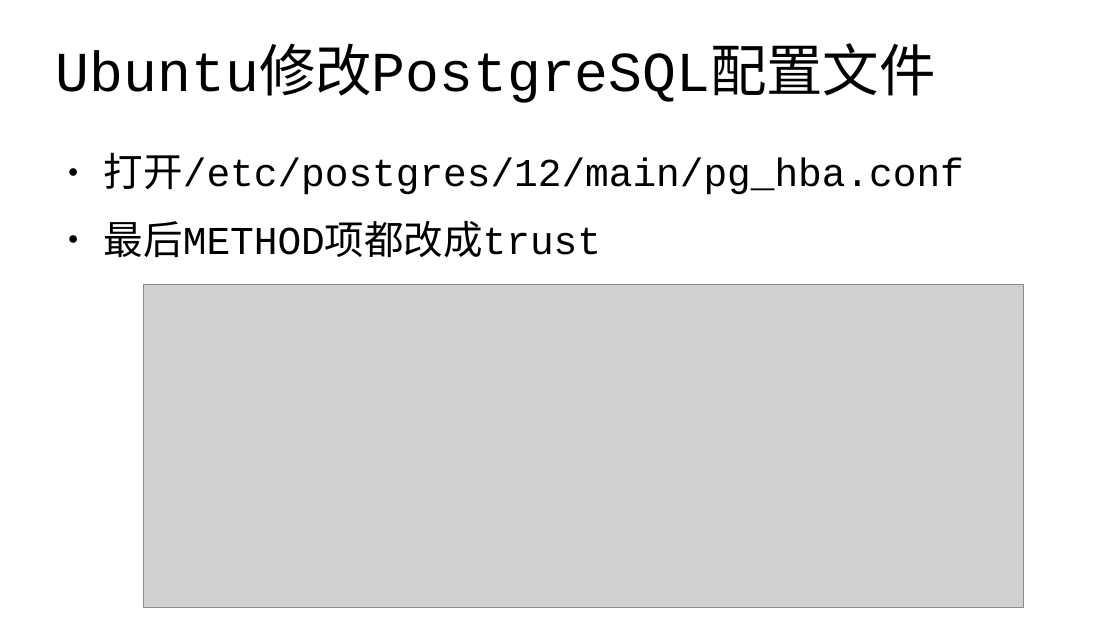
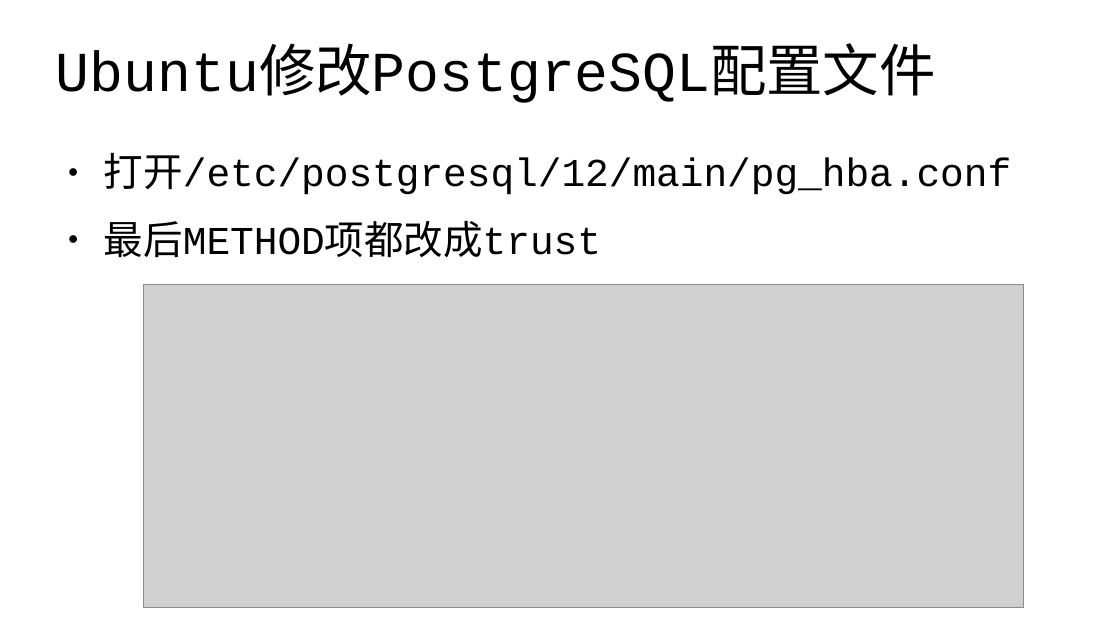
Before and after one commit to edu2act/course-wechat-and-miniprogram, a slide deck: slide 13 of materials/ch16/ch16_1-安装postgres数据库.odp. Drawn at 1120x630 pixels with LibreOffice and Linux fonts; fonts in the diff are those of the drawing; grey boxes stand for pictures. Boxes give left, top, right and bottom in pixels: in the first picture for what was removed or moved away, otherwise in the second. Text is boxed around its words. In the diff, an @@ line names an element or a change of style, - is before the commit and + after.

```diff
--- a/materials/ch16/ch16_1-安装postgres数据库.odp
+++ b/materials/ch16/ch16_1-安装postgres数据库.odp
@@ text at [104, 152, 1011, 195]: text changed @@
-● 打开/etc/postgres/12/main/pg_hba.conf
+● 打开/etc/postgresql/12/main/pg_hba.conf
```
Also in this commit, not shown: 1 other slide changed, 2 other files.
